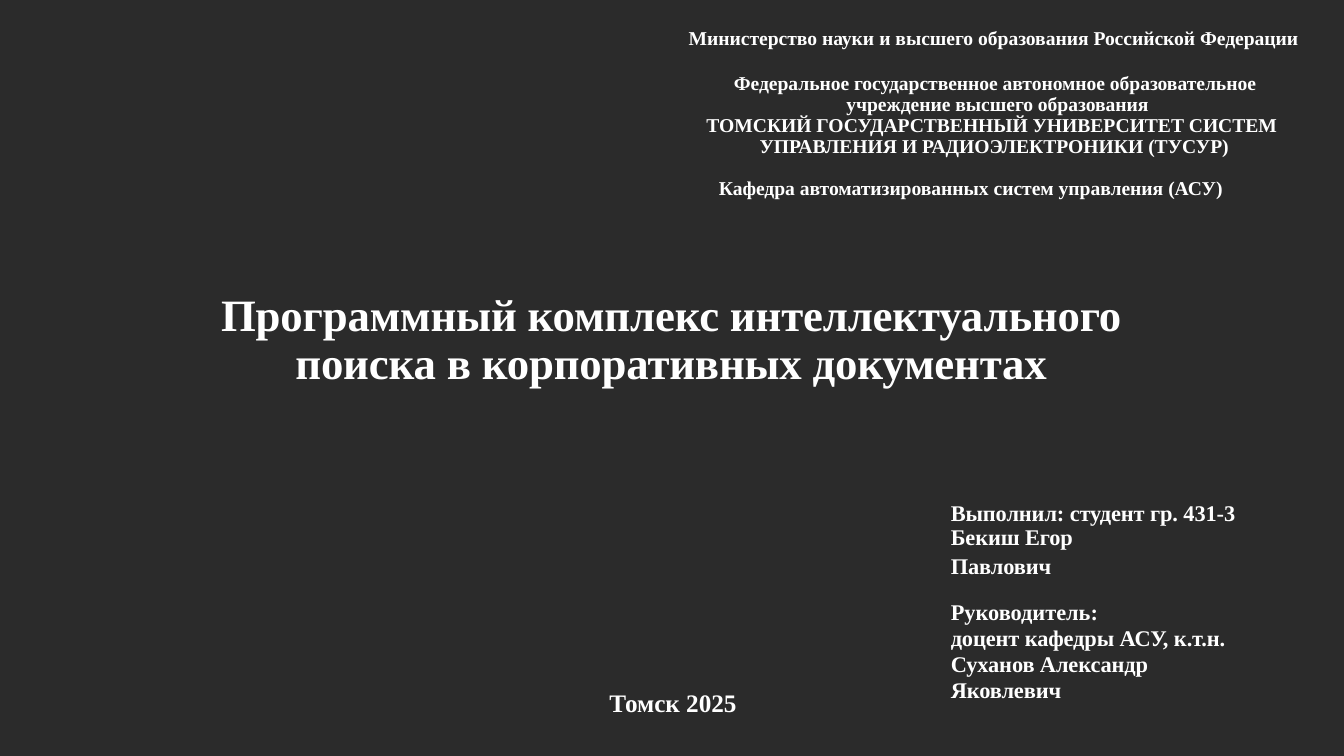
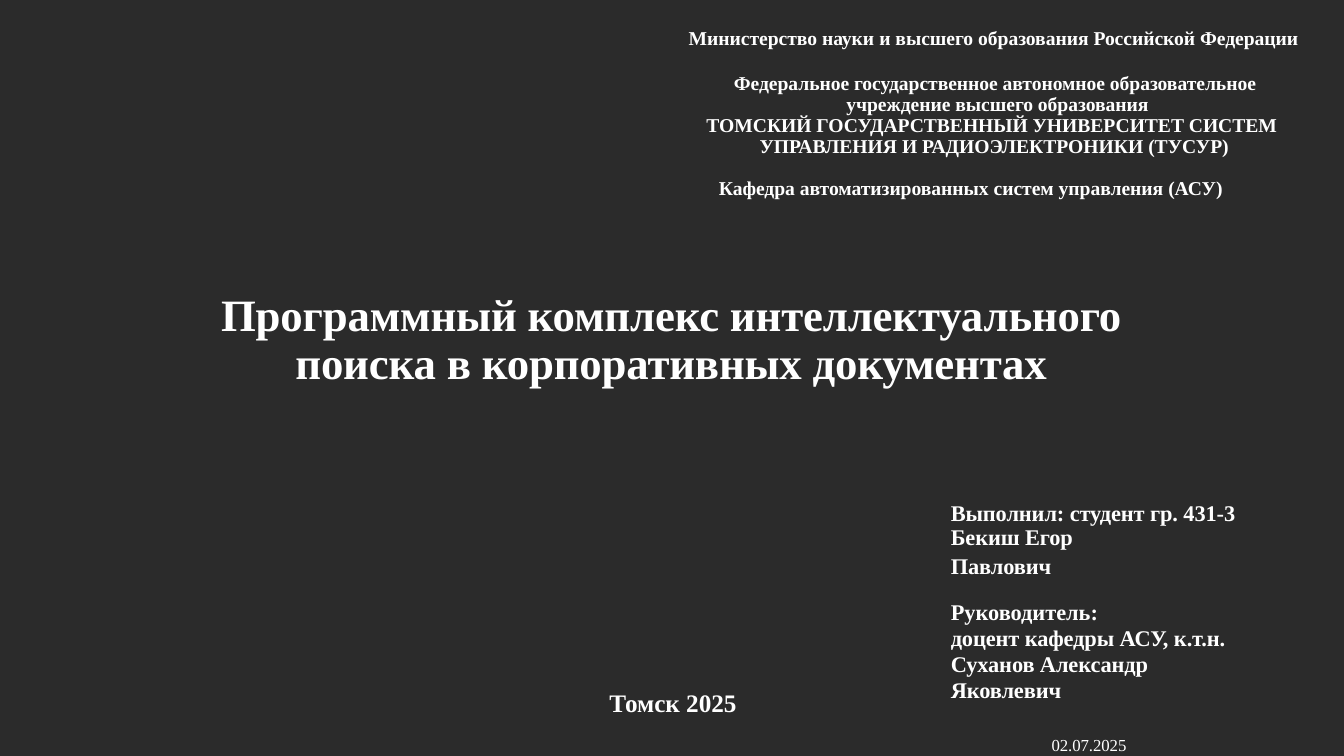
Before and after one commit to egorbeckish/Baccalaureate, a slide deck: slide 1 of 4 FOURTH COURSE/Semester 8/ДИПЛОМ/Отчеты/Презентация_Бекиш Е.П. 2025.pptx. Drawn at 1344x756 pixels with LibreOffice and Linux fonts; fonts in the diff are those of the drawing; background and template pictures are left out; a plain dark background stands for a picture behind light text. Boxes give left, top, right and bottom in pixels: in the first picture for what was removed or moved away, otherwise in the second. Text is boxed around its words. In the diff, an @@ line names an element or a change of style, - is before the commit and + after.

```diff
--- a/4 FOURTH COURSE/Semester 8/ДИПЛОМ/Отчеты/Презентация_Бекиш Е.П. 2025.pptx
+++ b/4 FOURTH COURSE/Semester 8/ДИПЛОМ/Отчеты/Презентация_Бекиш Е.П. 2025.pptx
@@ text at (1052, 740, 1127, 751): paragraph added @@
+02.07.2025
```
Also in this commit, not shown: 1 slide added, 6 other files.
